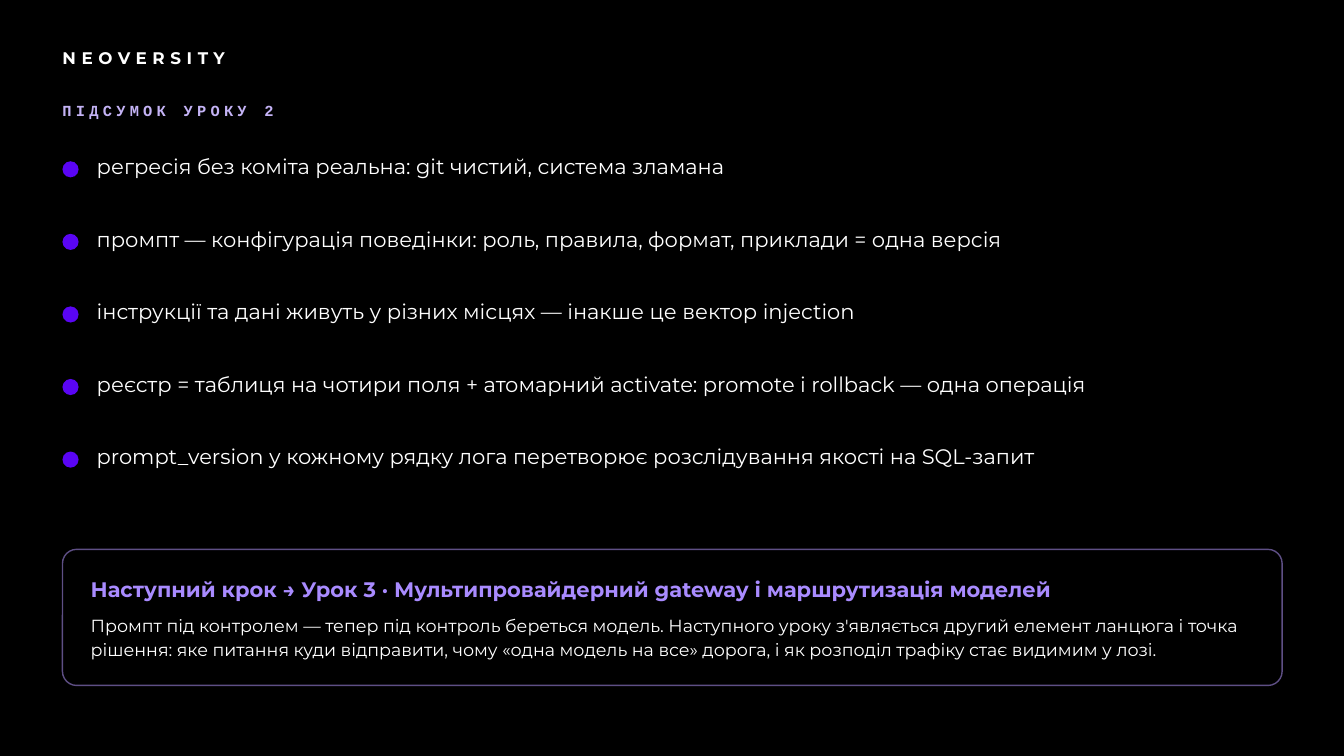
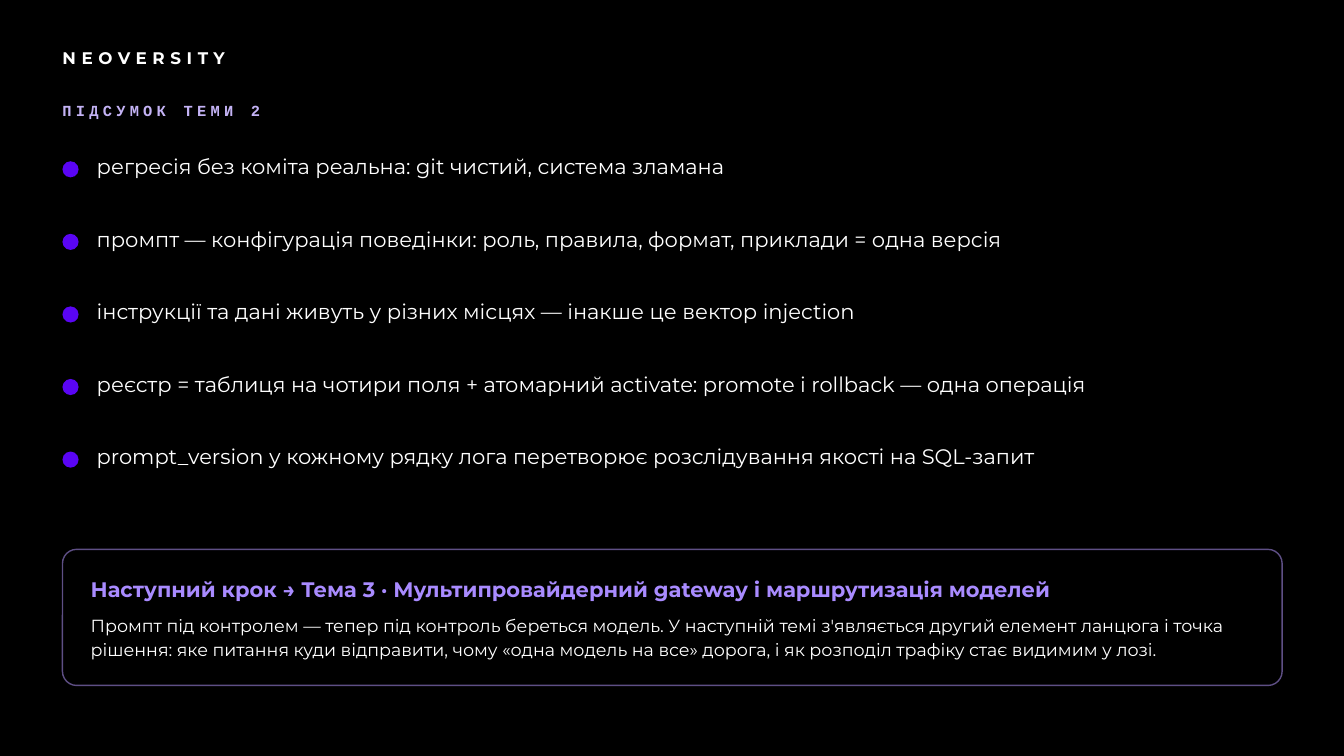
Before and after one commit to TarasFedorenkoFTV/llmops-bootcamp, a slide deck: slide 28 of docs/decks/L02.pptx. Drawn at 1344x756 pixels with LibreOffice and Linux fonts; fonts in the diff are those of the drawing; background and template pictures are left out. Boxes give left, top, right and bottom in pixels: in the first picture for what was removed or moved away, otherwise in the second. Text is boxed around its words. In the diff, an @@ line names an element or a change of style, - is before the commit and + after.

```diff
--- a/docs/decks/L02.pptx
+++ b/docs/decks/L02.pptx
@@ text at (62,105,260,119): text changed @@
-ПІДСУМОК УРОКУ 2
+ПІДСУМОК ТЕМИ 2
@@ text at (91,580,1050,602): text changed @@
-Наступний крок → Урок 3 · Мультипровайдерний gateway і маршрутизація моделей
+Наступний крок → Тема 3 · Мультипровайдерний gateway і маршрутизація моделей
@@ text at (91,618,1223,660): text changed @@
-Промпт під контролем — тепер під контроль береться модель. Наступного уроку з'являється другий елемент ланцюга і точка рішення: яке питання куди відправити, чому «одна модель на все» дорога, і як розподіл трафіку стає видимим у лозі.
+Промпт під контролем — тепер під контроль береться модель. У наступній темі з'являється другий елемент ланцюга і точка рішення: яке питання куди відправити, чому «одна модель на все» дорога, і як розподіл трафіку стає видимим у лозі.
```
Also in this commit, not shown: 22 other slides changed, 50 other files.
